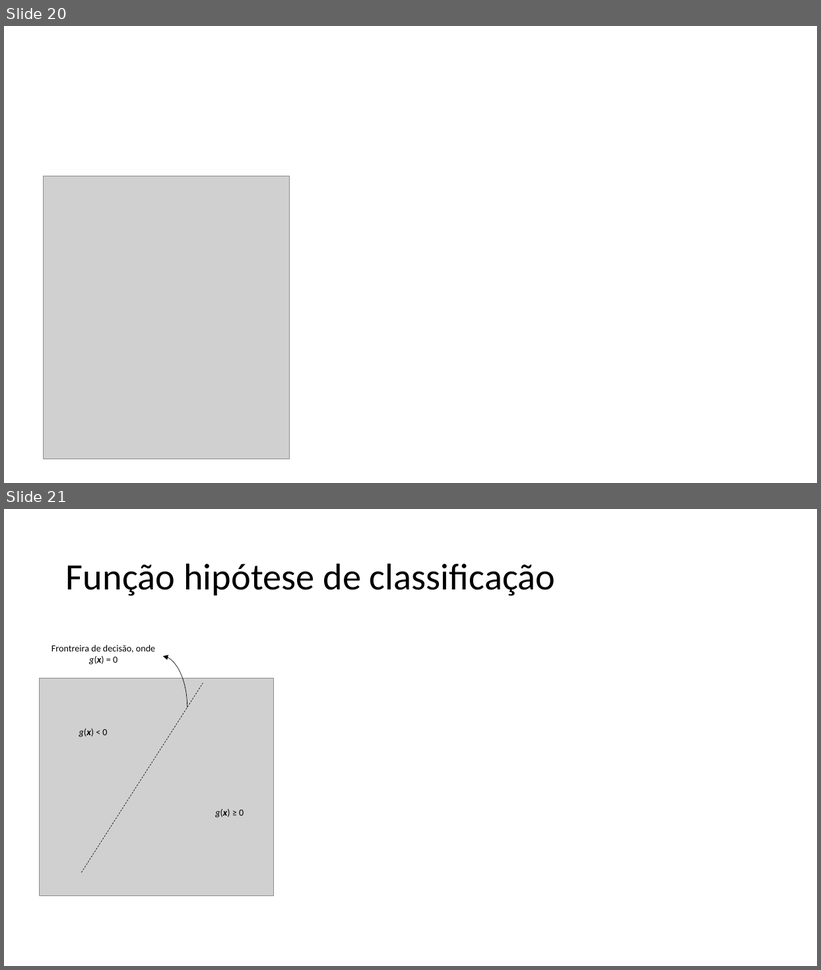
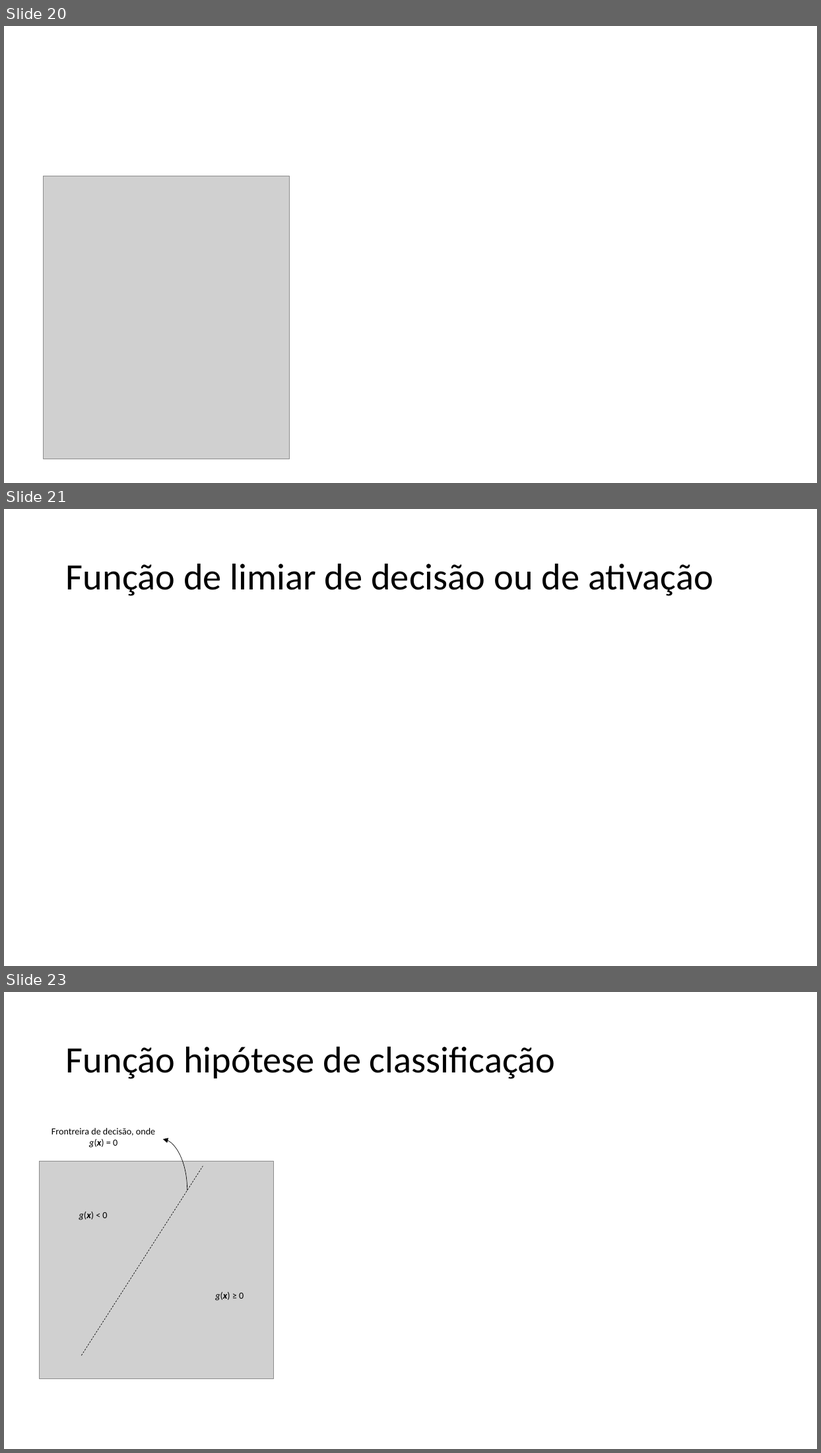
Before and after one commit to zz4fap/c24_inteligencia_artificial, a slide deck: slides/C24_Classificação.pptx. Shown one above the other, each under a label of ours: slides 20 and 21 before the commit, slides 20, 21 and 23 after it; the slides between them are not shown. The pictures are 821x970 and 821x1453 pixels, drawn with LibreOffice and Linux fonts; fonts in the diff are those of the drawing; grey boxes stand for pictures. Boxes give left, top, right and bottom in pixels: in the first picture for what was removed or moved away, otherwise in the second. Text is boxed around its words. In the diff, an @@ line names an element or a change of style, - is before the commit and + after.

```diff
--- a/slides/C24_Classificação.pptx
+++ b/slides/C24_Classificação.pptx
@@ slide 21 added at <box>4,509,817,966</box>, background #FFFFFF @@
@@ title added at <box>66,563,714,596</box>, 44 pt, text #000000 @@
+Função de limiar de decisão ou de ativação
@@ what was slide 21 is now slide 23 @@
```
Also in this commit, not shown: 2 other slides added, 1 slide removed.
